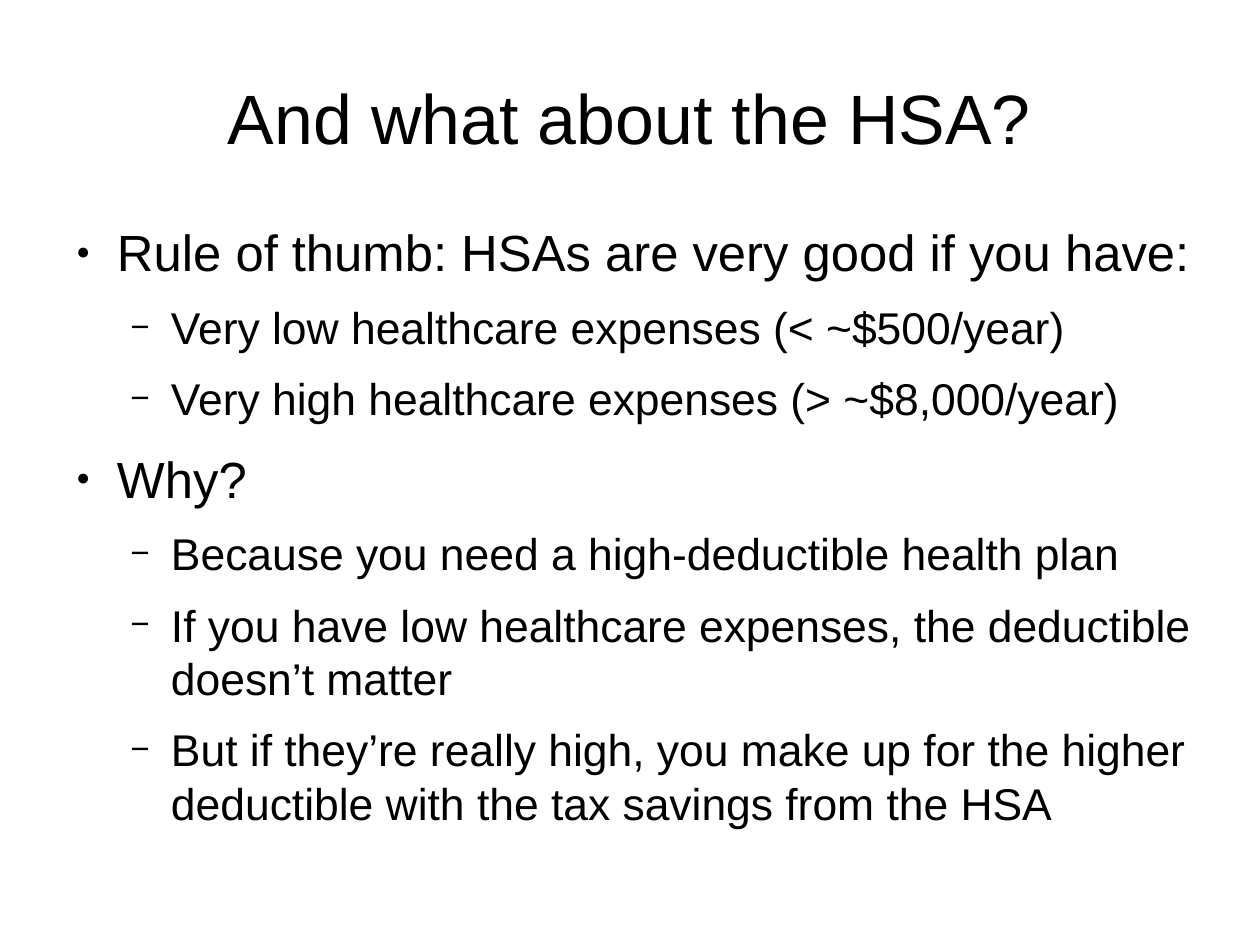
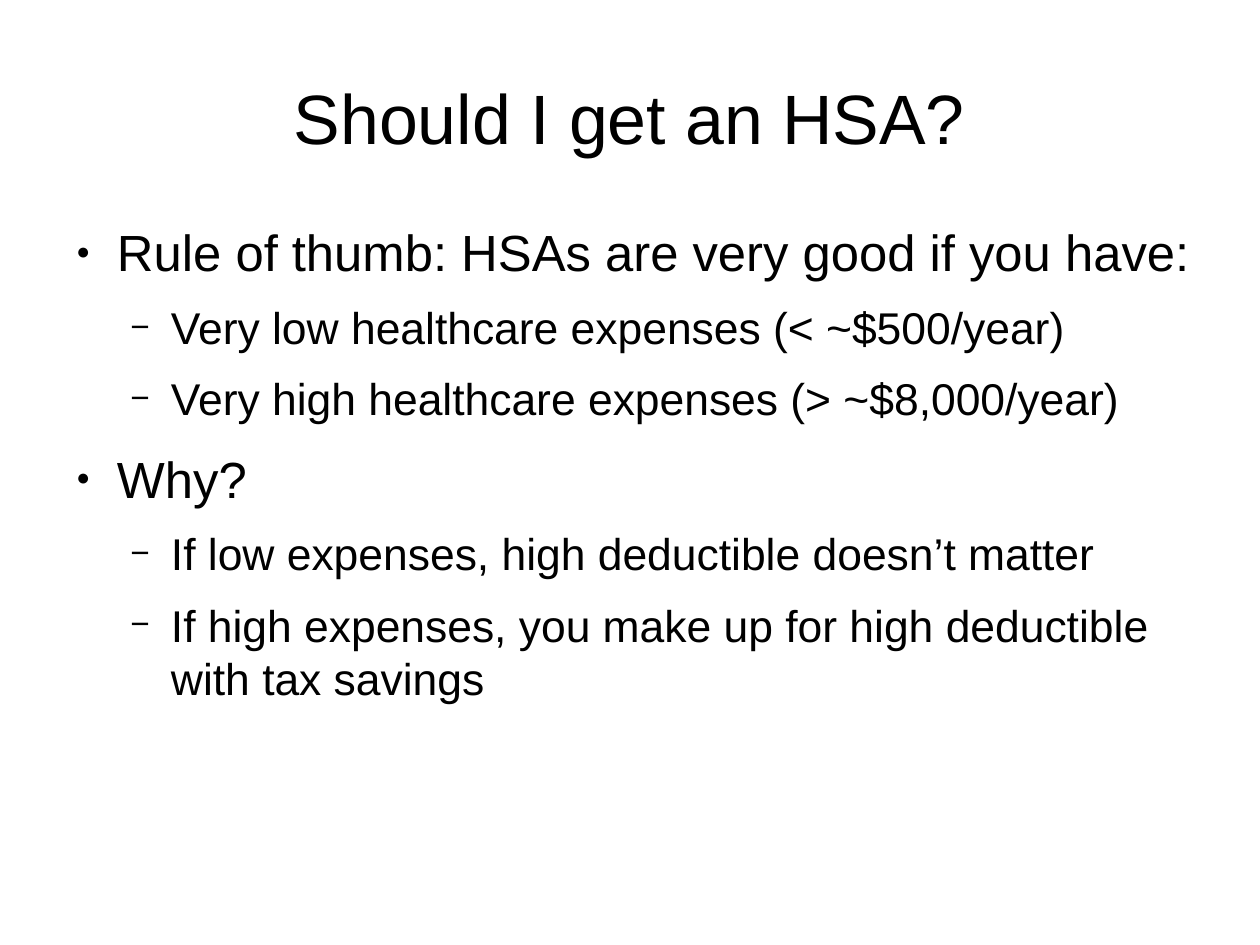
Before and after one commit to rettigs/presentations, a slide deck: slide 79 of finance_talk.odp (slide 91 before the commit). Drawn at 1260x945 pixels with LibreOffice and Linux fonts; fonts in the diff are those of the drawing. Boxes give left, top, right and bottom in pixels: in the first picture for what was removed or moved away, otherwise in the second. Text is boxed around its words. In the diff, an @@ line names an element or a change of style, - is before the commit and + after.

```diff
--- a/finance_talk.odp
+++ b/finance_talk.odp
@@ title at (x1=294, y1=93, x2=964, y2=157): text changed @@
-And what about the HSA?
+Should I get an HSA?
@@ text at (x1=171, y1=537, x2=1148, y2=704): text changed @@
-  − Because you need a high-deductible health plan
-  − If you have low healthcare expenses, the deductible doesn’t matter
-  − But if they’re really high, you make up for the higher deductible with the tax savings from the HSA
+  − If low expenses, high deductible doesn’t matter
+  − If high expenses, you make up for high deductible with tax savings
```
Also in this commit, not shown: 50 other slides changed, 8 slides added, 9 slides removed.
